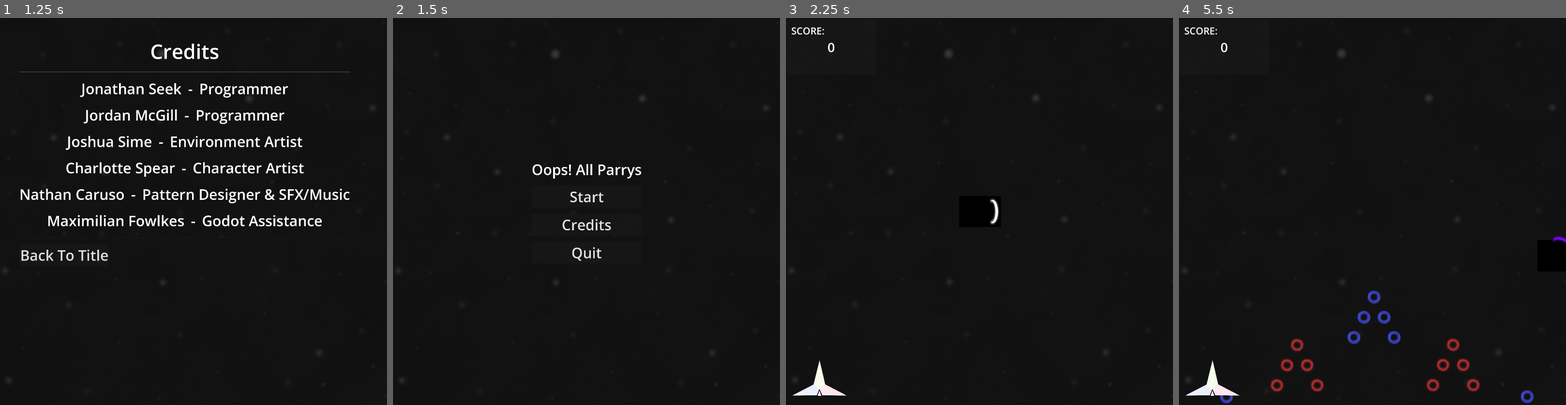
Above: before the commit, frames 1-4 (left to right).
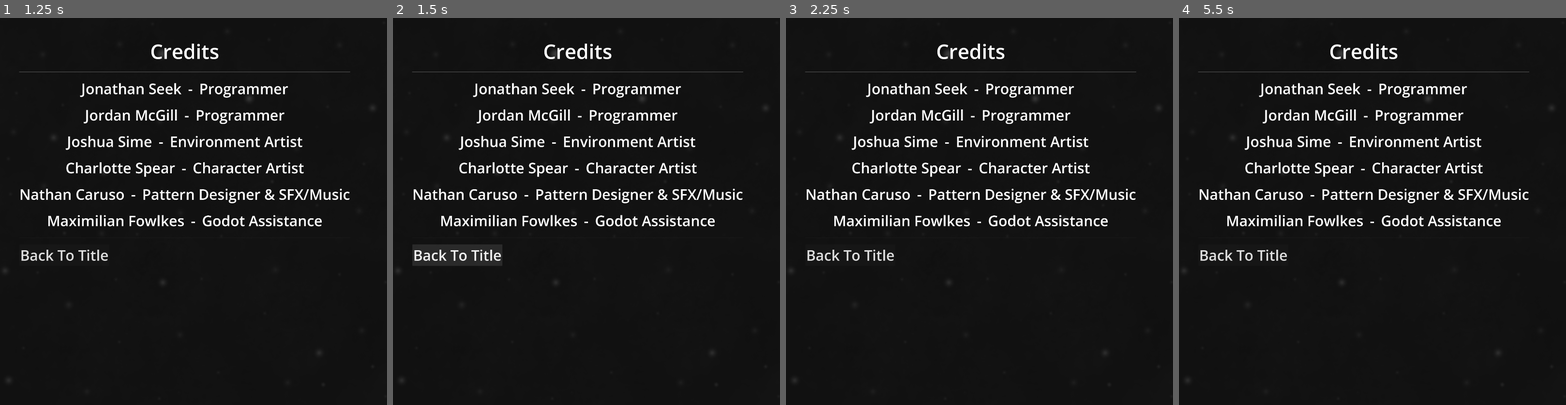
Above: after the commit, the same moments.

Repository: Restra9423/Jamfest-Spring-2026
Game: Godot game, scene res://UI/title.tscn
Two runs of this game, one before a commit and one after it. Both use one fixed random seed, a clock stepped at 60 frames per second and the inputs below.
Inputs (mouse positions are in pixels of both pictures, inside the frame that each line leads up to):
- Up to frame 1 (1.25 s): click "Credits" at 0.5 s
- Up to frame 2 (1.5 s): click "Back To Title" at 1.25 s
- Up to frame 3 (2.25 s): click (979, 196) at 2 s, where only the run before the commit has a clickable "Start"
- Up to frame 4 (5.5 s): move the mouse to (1457, 192) at 2.77 s; hold D (Right) 2.78-3.53 s; click (1457, 192) at 2.85 s; move the mouse to (1295, 230) at 3.52 s; hold S (Down) 3.53-4.28 s; click (1295, 230) at 3.6 s; move the mouse to (1411, 126) at 4.27 s; hold D (Right) 4.28-5.03 s; click (1411, 126) at 4.35 s; move the mouse to (1353, 288) at 5.02 s; hold W (Up) from 5.03 s (still down); click (1353, 288) at 5.1 s

Frame 1 is identical in both runs. In frame 2, 5.2% of the frame differs, in the area x 4-91%, y 6-64%; in frame 3, 5.2%; in frame 4, 6.5%, in the area x 1-100%, y 2-100%.
Error after the commit: Invalid assignment of property or key 'stream' with value of type 'AudioStreamWAV' on a base object of type 'Nil'. (res://UI/credits.gd:17)

Commit message:
Credits Scene Button SFX

Diff:
--- a/UI/credits.gd
+++ b/UI/credits.gd
@@ -1,5 +1,7 @@
 extends Control
 
+@export var sfx: AudioStreamPlayer
+var click_sound = preload("res://Sound/SFX/UISelect8Bit_SFX.wav")
 
 # Called when the node enters the scene tree for the first time.
 func _ready() -> void:
@@ -12,4 +14,6 @@
 
 
 func _on_back_button_pressed() -> void:
+	sfx.stream = click_sound
+	sfx.play()
 	get_tree().change_scene_to_file("res://UI/title.tscn")
